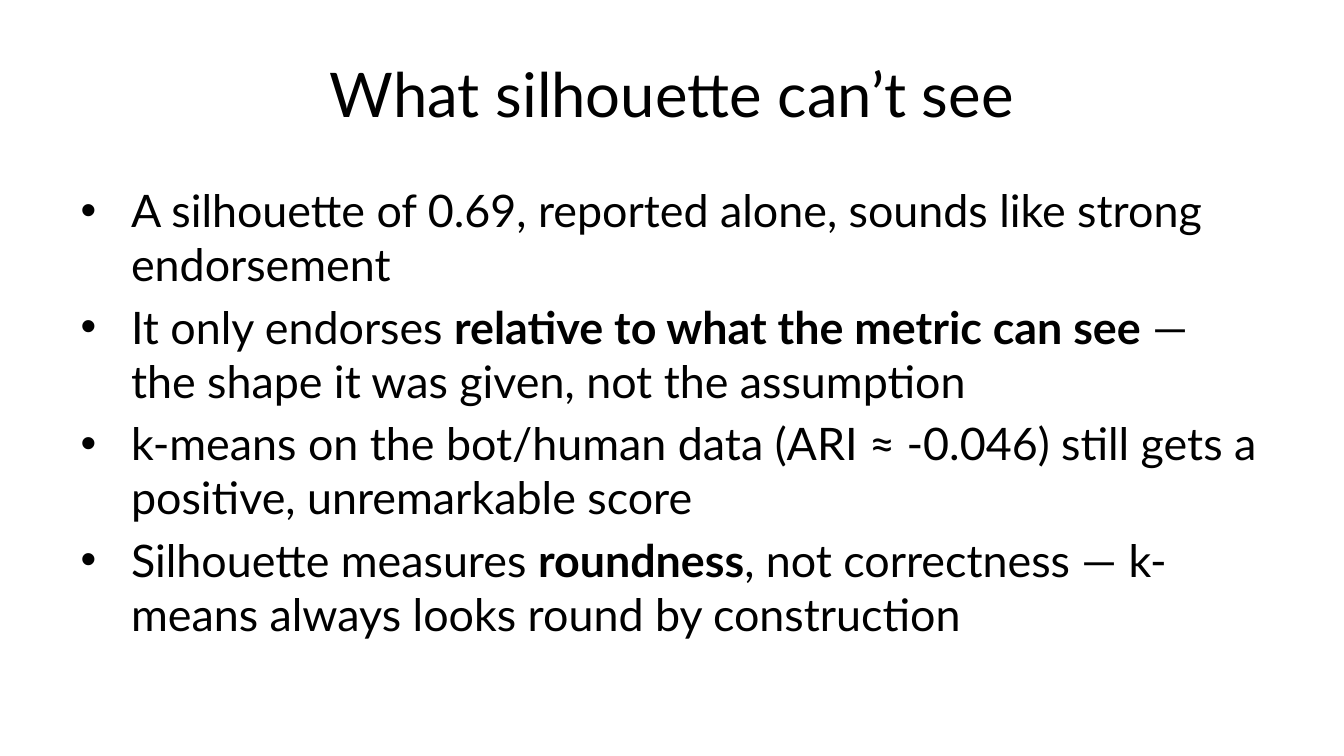
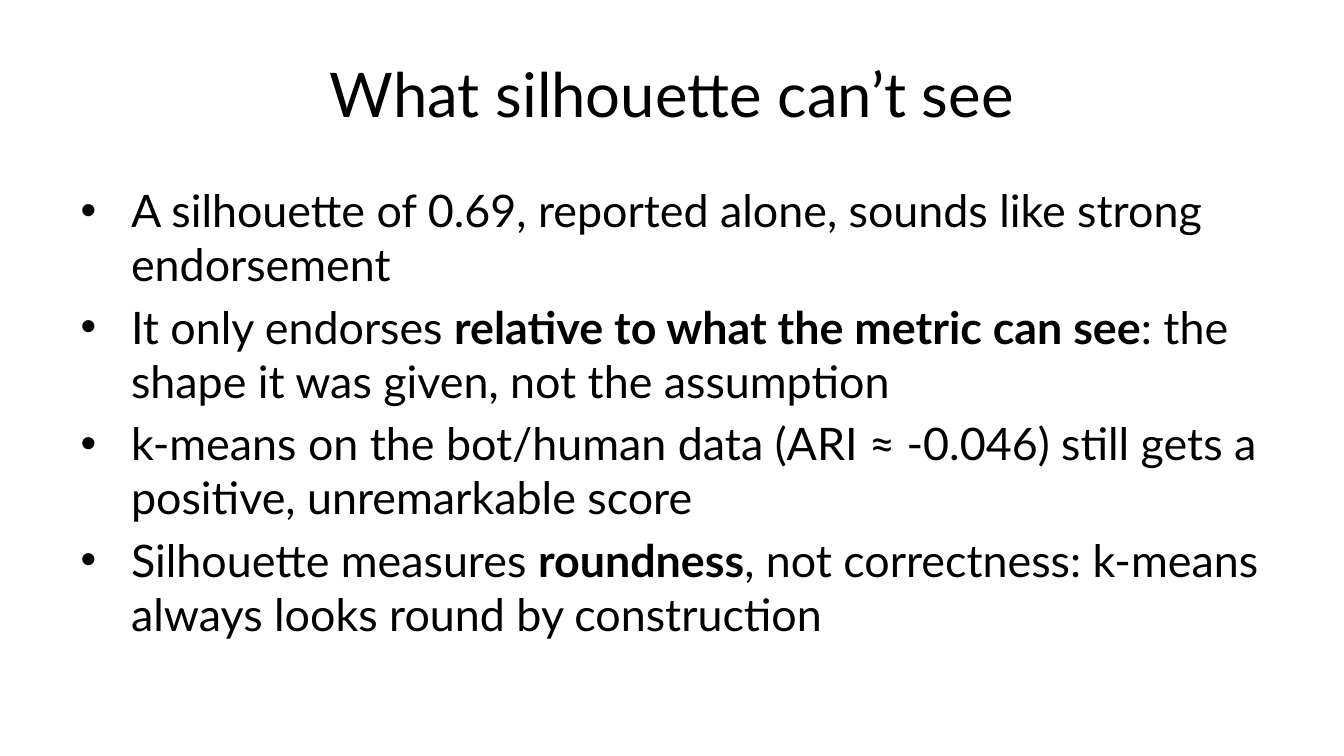
Before and after one commit to fabioantonini/technologies-for-artificial-intelligence, a slide deck: slide 45 of Lessons/08_unsupervised_learning/Slides/unsupervised_learning_slides.pptx. Drawn at 1344x756 pixels with LibreOffice and Linux fonts; fonts in the diff are those of the drawing; background and template pictures are left out. Boxes give left, top, right and bottom in pixels: in the first picture for what was removed or moved away, otherwise in the second. Text is boxed around its words. In the diff, an @@ line names an element or a change of style, - is before the commit and + after.

```diff
--- a/Lessons/08_unsupervised_learning/Slides/unsupervised_learning_slides.pptx
+++ b/Lessons/08_unsupervised_learning/Slides/unsupervised_learning_slides.pptx
@@ text at [131, 310, 1228, 407]: text changed @@
-• It only endorses relative to what the metric can see — the shape it was given, not the assumption
+• It only endorses relative to what the metric can see: the shape it was given, not the assumption
@@ text at [131, 543, 1259, 639]: text changed @@
-• Silhouette measures roundness, not correctness — k-means always looks round by construction
+• Silhouette measures roundness, not correctness: k-means always looks round by construction
```
Also in this commit, not shown: 33 other slides changed, 27 other files.
